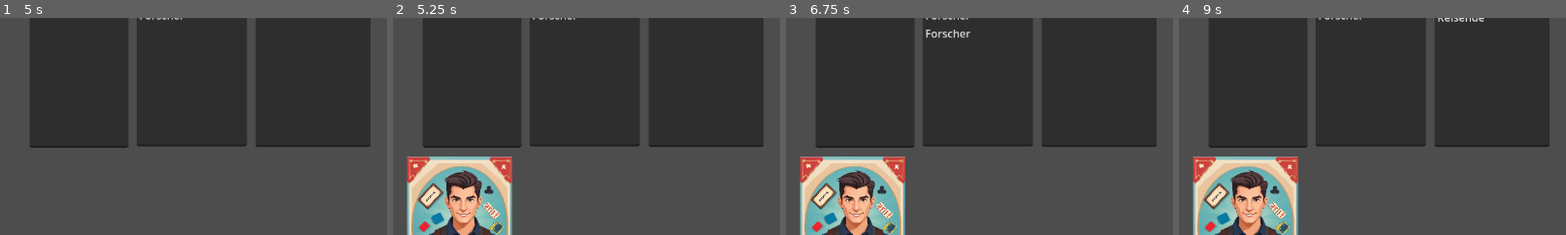
Above: before the commit, frames 1-4 (left to right).
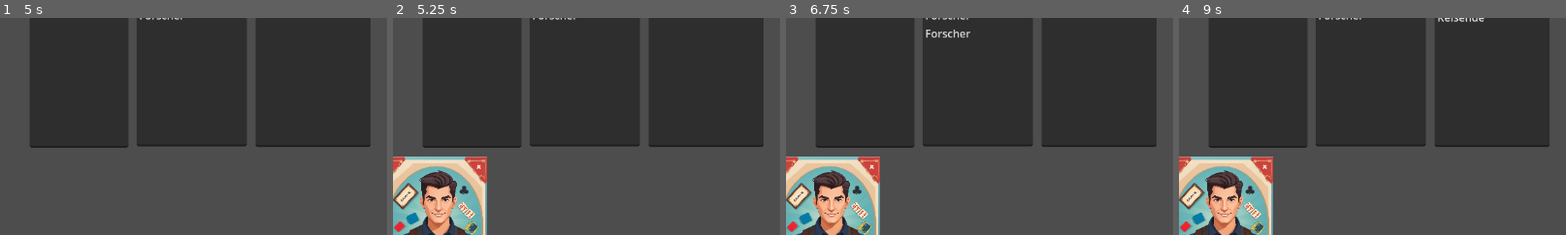
Above: after the commit, the same moments.

Repository: AdminL3/El-Dorado-Assistent
Game: Godot game, scene res://scenes/game.tscn
The game is run twice, just before and just after one commit, with the same random seed, the same clock (stepped at 60 frames per second) and the same inputs.
Inputs (mouse positions are % of the whole screen's width and height, from its top left):
- Up to frame 1 (5 s): click (40, 59) at 0.52 s; type "12" at 0.6 s; click "Load Data" at 1.25 s; click "Play" at 2 s; click "Play" at 2.75 s; click "Buy:" at 3.5 s; click "Draw" at 4.25 s
- Up to frame 2 (5.25 s): click "Add card" at 5 s
- Up to frame 3 (6.75 s): click "Buy:" at 5.75 s; click "Draw" at 6.5 s
- Up to frame 4 (9 s): click "Add card" at 7.25 s; click "Buy:" at 8 s; click "Play" at 8.75 s
The pictures show only the part of the screen within x 0-50%, y 50-100%; the shares and areas given below are measured in that part.

Frame 1 is identical in both runs. In frame 2, 10% of the frame differs, in the area x 0-31%, y 63-100%; in frame 3, 10%; in frame 4, 10%.
Error in both runs: Attempt to call function 'get_var' in base 'null instance' on a null instance. (res://scripts/manager.gd:341)

Commit message:
reparented to control node
to add anchor in the middle

Diff:
--- a/scenes/card.tscn
+++ b/scenes/card.tscn
@@ -1,19 +1,28 @@
-[gd_scene load_steps=3 format=3 uid="uid://c1v8p8x7uobfs"]
+[gd_scene load_steps=3 format=3 uid="uid://hor6e4auynog"]
 
-[ext_resource type="Texture2D" uid="uid://bxk01vr3rj6d0" path="res://assets/Default_create_one_board_game_card_with_a_banner_at_the_top_wi_2.jpg" id="1_jae10"]
+[ext_resource type="Texture2D" uid="uid://bxk01vr3rj6d0" path="res://assets/Default_create_one_board_game_card_with_a_banner_at_the_top_wi_2.jpg" id="1_f7f46"]
 
-[sub_resource type="RectangleShape2D" id="RectangleShape2D_4n70p"]
+[sub_resource type="RectangleShape2D" id="RectangleShape2D_1aa1t"]
 size = Vector2(156, 224)
 
-[node name="Card" type="Area2D"]
+[node name="Card" type="Control"]
+layout_mode = 3
+anchor_left = 0.067
+anchor_right = 0.067
+offset_left = -77.184
+offset_right = 77.816
+offset_bottom = 224.0
+grow_horizontal = 2
 
-[node name="Sprite" type="Sprite2D" parent="."]
+[node name="Area2D" type="Area2D" parent="."]
+
+[node name="Sprite2" type="Sprite2D" parent="Area2D"]
 position = Vector2(78, 112)
 scale = Vector2(0.206623, 0.206622)
-texture = ExtResource("1_jae10")
+texture = ExtResource("1_f7f46")
 region_enabled = true
 region_rect = Rect2(70, 50, 755.591, 1081.29)
 
-[node name="CollisionShape" type="CollisionShape2D" parent="."]
+[node name="CollisionShape2" type="CollisionShape2D" parent="Area2D"]
 position = Vector2(78, 112)
-shape = SubResource("RectangleShape2D_4n70p")
+shape = SubResource("RectangleShape2D_1aa1t")
